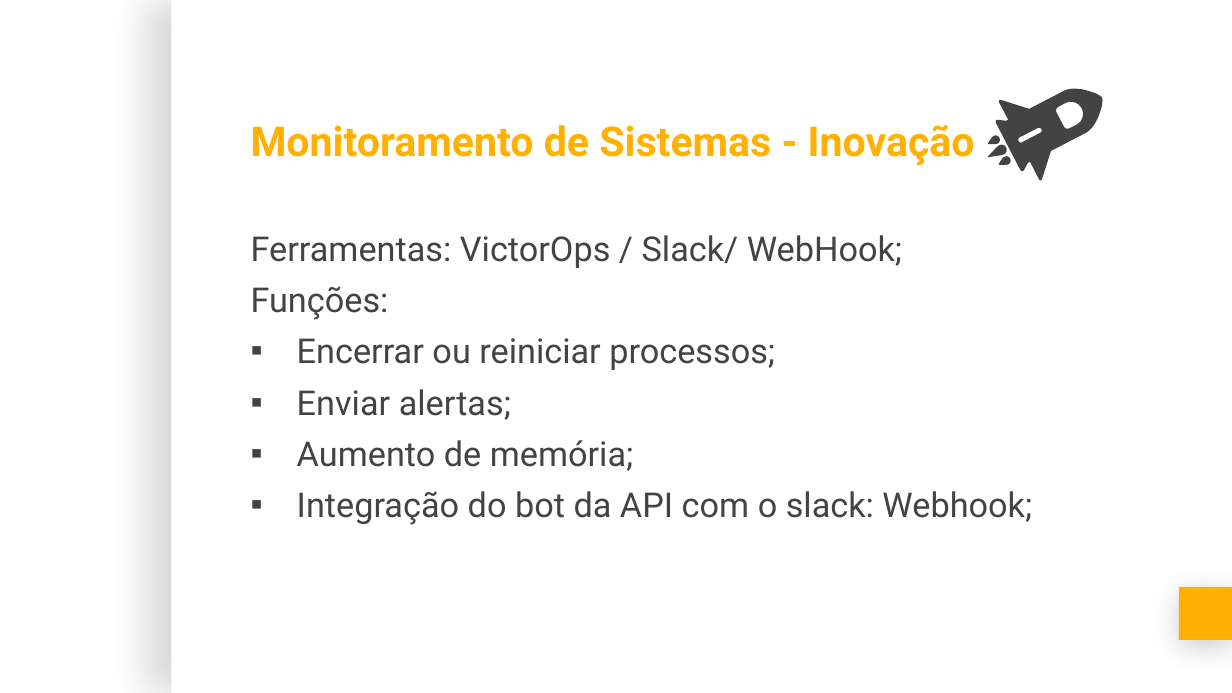
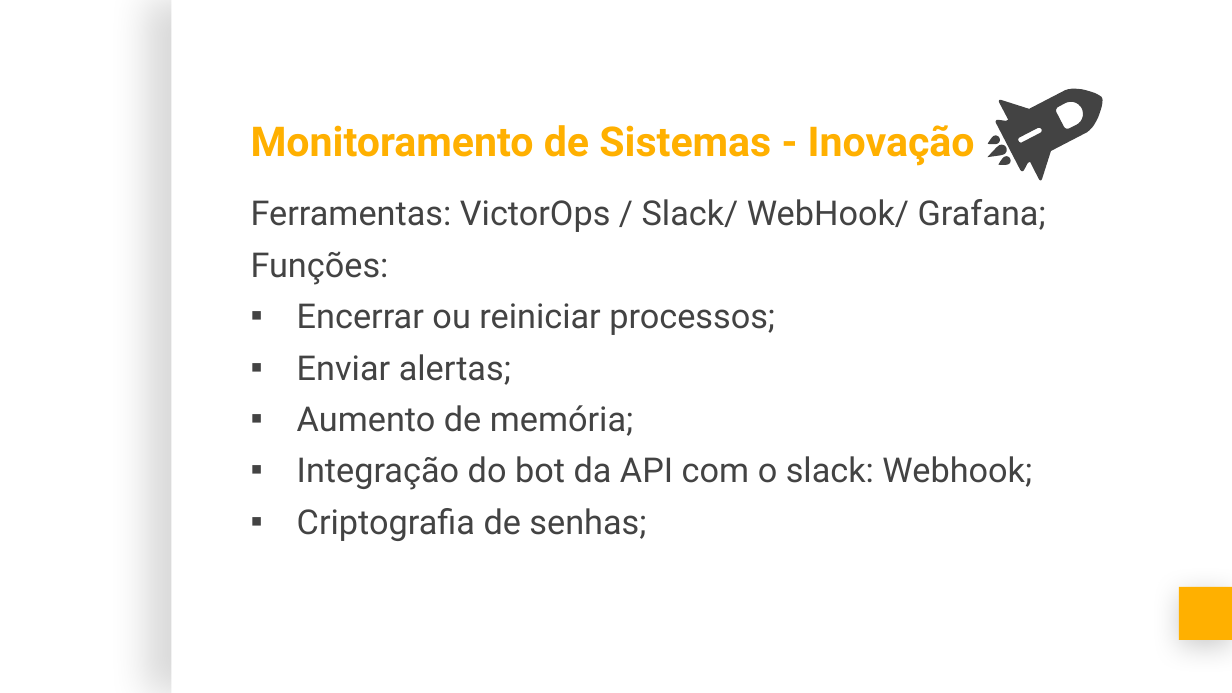
Before and after one commit to guimingardi/C-ynvest, a slide deck: slide 3 of Documentação/Sprint-1/Apresentacao ILLUMY.pptx. Drawn at 1232x693 pixels with LibreOffice and Linux fonts; fonts in the diff are those of the drawing; background and template pictures are left out. Boxes give left, top, right and bottom in pixels: in the first picture for what was removed or moved away, otherwise in the second. Text is boxed around its words. In the diff, an @@ line names an element or a change of style, - is before the commit and + after.

```diff
--- a/Documentação/Sprint-1/Apresentacao ILLUMY.pptx
+++ b/Documentação/Sprint-1/Apresentacao ILLUMY.pptx
@@ text "Ferramentas: VictorOps / Slack/ WebHook/ ...": place and size @@
-text "Ferramentas: VictorOps / Slack/ WebHook/ ..." at [251, 235, 1032, 525]
+text "Ferramentas: VictorOps / Slack/ WebHook/ ..." at [251, 199, 1046, 541]
@@ text at [251, 199, 1046, 232]: text changed @@
-Ferramentas: VictorOps / Slack/ WebHook;
+Ferramentas: VictorOps / Slack/ WebHook/ Grafana;
@@ text at [297, 508, 646, 541]: paragraph added @@
+▪ Criptografia de senhas;
```
Also in this commit, not shown: 1 slide added, 1 slide removed.
